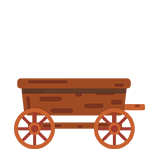
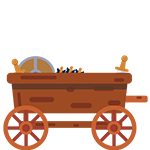
Layer changes from the first 150 × 150 image to the second:
renamed "Carriage" to "Carriage v2", painted on it over [3, 55, 148, 150]
